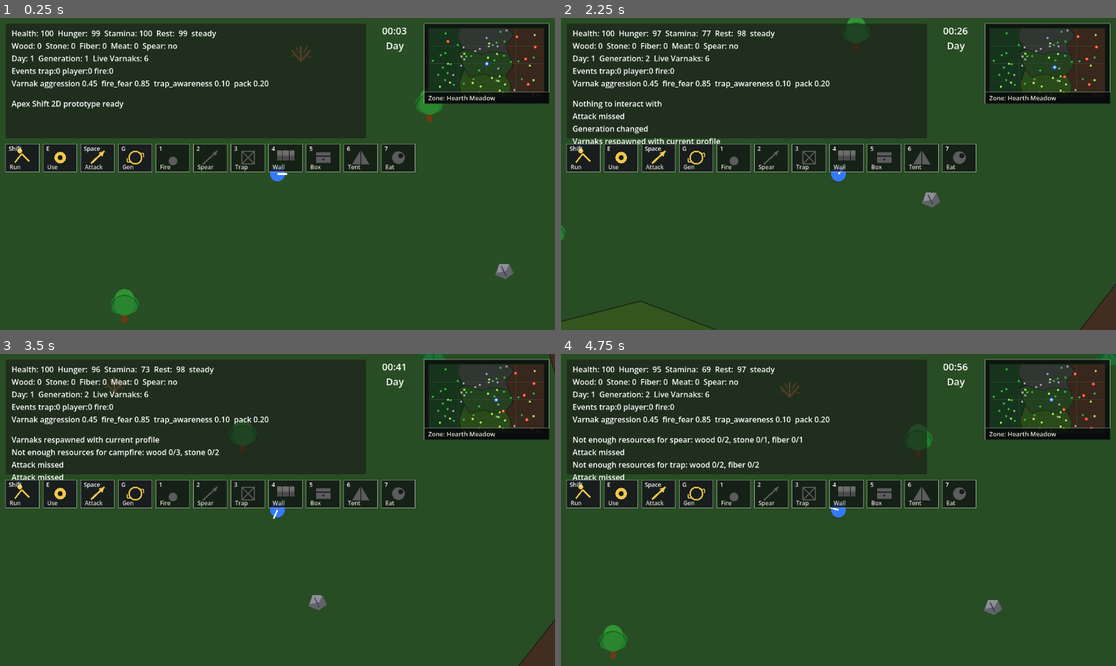
Above: before the commit, frames 1-4 (two rows, left to right).
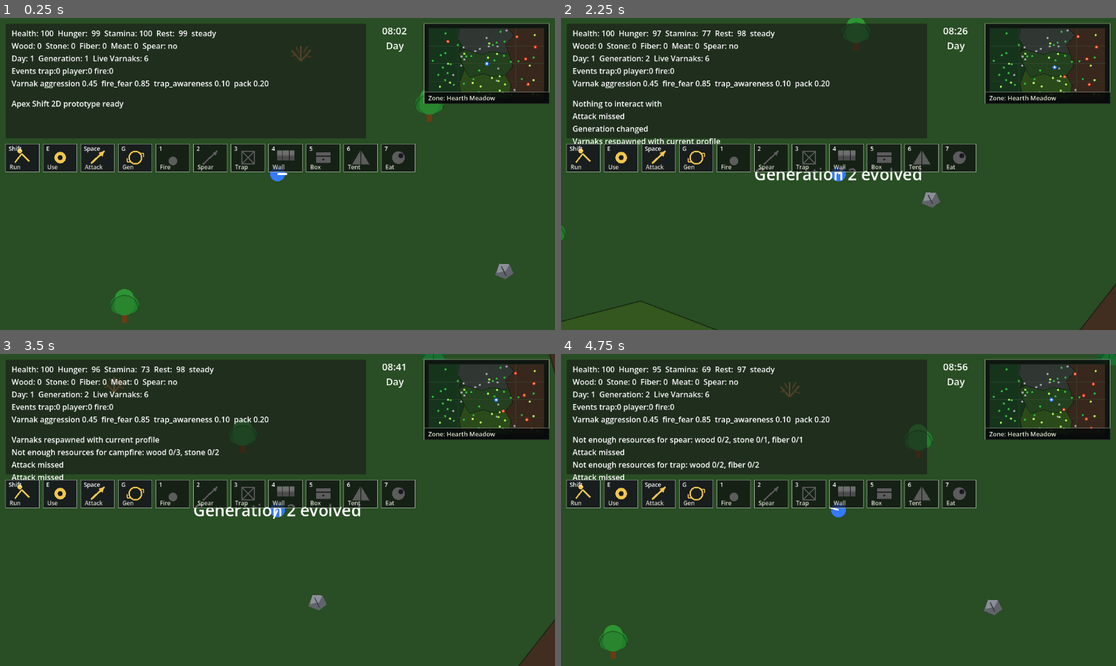
Above: after the commit, the same moments.

Repository: krisstoof/apex-shift-2d
Game: Godot game, scene res://scenes/main.tscn
The game is run twice, just before and just after one commit, with the same random seed, the same clock (stepped at 60 frames per second) and the same inputs.
Inputs (mouse positions are in pixels of both pictures, inside the frame that each line leads up to):
- Up to frame 1 (0.25 s): no input
- Up to frame 2 (2.25 s): tap Enter at 0.5 s; move the mouse to (960, 158) at 0.52 s; hold D (move_right) 0.53-1.28 s; hold Shift 0.53-1.28 s; click (960, 158) at 0.67 s; tap Space at 0.77, 1.52 s; move the mouse to (727, 189) at 1.27 s; hold S (move_down) 1.28-2.03 s; tap E at 1.35 s; move the mouse to (894, 105) at 2.02 s; hold D (move_right) from 2.03 s (still down); tap G at 2.1 s
- Up to frame 3 (3.5 s): move the mouse to (249, 572) at 2.77 s; release D (move_right) at 2.78 s; hold W (move_up) from 2.78 s (still down); tap 1 at 2.85 s; click (249, 572) at 2.92 s; tap Space at 3.02 s
- Up to frame 4 (4.75 s): move the mouse to (1005, 556) at 3.52 s; release W (move_up) at 3.53 s; hold A (move_left) from 3.53 s (still down); tap 2 at 3.6 s; tap Space at 3.77, 4.52 s; move the mouse to (672, 463) at 4.27 s; tap 3 at 4.35 s

The runs differ from the first frame. In frame 1, less than 0.1% of the frame differs, in the area x 69-74%, y 3-6%; in frame 2, 0.5%; in frame 3, 0.5%, in the area x 34-71%, y 3-53%; in frame 4, less than 0.1%.

Commit message:
ai/#32 improved generation and fixed fireplace

Diff:
--- a/scenes/ui/hud.tscn
+++ b/scenes/ui/hud.tscn
@@ -37,6 +37,21 @@
 offset_right = 734.0
 offset_bottom = 236.0
 theme_override_font_sizes/font_size = 16
+text = ""
+
+[node name="CenterNotificationLabel" type="Label" parent="."]
+anchors_preset = 8
+anchor_left = 0.5
+anchor_top = 0.5
+anchor_right = 0.5
+anchor_bottom = 0.5
+offset_left = -260.0
+offset_top = -44.0
+offset_right = 260.0
+offset_bottom = 44.0
+theme_override_font_sizes/font_size = 34
+horizontal_alignment = 1
+vertical_alignment = 1
 text = ""
 
 [node name="SkillIconBar" type="Control" parent="."]
--- a/scripts/buildings/campfire.gd
+++ b/scripts/buildings/campfire.gd
@@ -1,15 +1,48 @@
 extends Area2D
 
 @export var fear_radius := 150.0
+@export var light_radius := 165.0
+
 var active := true
+var day_night_system: Node
 
 func _ready() -> void:
 	add_to_group("campfires")
+	var scene := get_tree().current_scene
+	if scene:
+		day_night_system = scene.get_node_or_null("DayNightSystem")
 	queue_redraw()
 
 
+func _process(_delta: float) -> void:
+	if active:
+		queue_redraw()
+
+
 func _draw() -> void:
+	if active:
+		_draw_fire_light()
 	draw_circle(Vector2.ZERO, 18.0, Color(0.28, 0.12, 0.05))
-	draw_circle(Vector2.ZERO, 11.0, Color(1.0, 0.42, 0.08))
-	draw_circle(Vector2.ZERO, 6.0, Color(1.0, 0.9, 0.25))
-	draw_arc(Vector2.ZERO, fear_radius, 0.0, TAU, 48, Color(1.0, 0.55, 0.1, 0.18), 2.0)
+	draw_line(Vector2(-17, 8), Vector2(16, -8), Color(0.22, 0.11, 0.04), 6.0)
+	draw_line(Vector2(-15, -7), Vector2(17, 7), Color(0.30, 0.15, 0.05), 6.0)
+	if active:
+		draw_circle(Vector2.ZERO, 11.0, Color(1.0, 0.42, 0.08))
+		draw_circle(Vector2.ZERO, 6.0, Color(1.0, 0.9, 0.25))
+		draw_arc(Vector2.ZERO, fear_radius, 0.0, TAU, 48, Color(1.0, 0.55, 0.1, 0.18), 2.0)
+	else:
+		draw_circle(Vector2.ZERO, 9.0, Color(0.08, 0.07, 0.06))
+
+
+func _draw_fire_light() -> void:
+	var night_amount := _get_night_amount()
+	var flicker := 0.92 + sin(Time.get_ticks_msec() * 0.014 + global_position.x * 0.021) * 0.08
+	var strength := (0.22 + night_amount * 0.62) * flicker
+	draw_circle(Vector2.ZERO, light_radius, Color(1.0, 0.46, 0.06, strength * 0.08))
+	draw_circle(Vector2.ZERO, light_radius * 0.62, Color(1.0, 0.58, 0.10, strength * 0.13))
+	draw_circle(Vector2.ZERO, light_radius * 0.34, Color(1.0, 0.78, 0.22, strength * 0.18))
+
+
+func _get_night_amount() -> float:
+	if day_night_system:
+		return float(day_night_system.night_amount)
+	return 0.0
--- a/scripts/creatures/varnak.gd
+++ b/scripts/creatures/varnak.gd
@@ -5,8 +5,11 @@
 const ATTACK_RANGE := 42.0
 const ATTACK_ARC := deg_to_rad(78.0)
 const ATTACK_VISUAL_DURATION := 0.14
-
-var health := 90.0
+const BASE_HEALTH := 90.0
+const NIGHT_HEALTH_MULTIPLIER := 1.2
+
+var health := BASE_HEALTH
+var max_health := BASE_HEALTH
 var speed := 105.0
 var aggression := 0.45
 var fire_fear := 0.85
@@ -23,6 +26,7 @@
 var facing_side := 1.0
 var attack_cooldown := 0.0
 var attack_visual_time := 0.0
+var night_health_bonus_active := false
 var scared_fire: Node2D
 
 func _ready() -> void:
@@ -50,6 +54,8 @@
 		"facing_angle": facing_angle,
 		"facing_side": facing_side,
 		"health": health,
+		"max_health": max_health,
+		"night_health_bonus_active": night_health_bonus_active,
 		"state": int(state),
 		"wander_target": _vector_to_data(wander_target),
 		"attack_cooldown": attack_cooldown
@@ -60,7 +66,9 @@
 	global_position = _data_to_vector(data.get("position", {}))
 	facing_angle = float(data.get("facing_angle", data.get("rotation", facing_angle)))
 	facing_side = float(data.get("facing_side", 1.0 if cos(facing_angle) >= 0.0 else -1.0))
-	health = float(data.get("health", health))
+	max_health = max(float(data.get("max_health", max_health)), 1.0)
+	health = clamp(float(data.get("health", health)), 0.0, max_health)
+	night_health_bonus_active = bool(data.get("night_health_bonus_active", night_health_bonus_active))
 	state = int(data.get("state", State.WANDER))
 	wander_target = _data_to_vector(data.get("wander_target", _vector_to_data(wander_target)))
 	attack_cooldown = float(data.get("attack_cooldown", attack_cooldown))
@@ -71,6 +79,7 @@
 	if not is_instance_valid(player):
 		player = get_tree().get_first_node_in_group("player")
 		return
+	_update_night_health_bonus()
 	attack_cooldown = max(attack_cooldown - delta, 0.0)
 	if attack_visual_time > 0.0:
 		attack_visual_time = max(attack_visual_time - delta, 0.0)
@@ -81,11 +90,26 @@
 
 
 func take_damage(amount: float, source: String) -> void:
-	health -= amount
+	health = max(health - amount, 0.0)
 	if health <= 0.0:
 		_die(source)
 	else:
 		state = State.CHASE
+
+
+func _update_night_health_bonus() -> void:
+	var has_bonus := false
+	if day_night_system:
+		has_bonus = day_night_system.is_night()
+	var target_max: float = BASE_HEALTH * (NIGHT_HEALTH_MULTIPLIER if has_bonus else 1.0)
+	if is_equal_approx(max_health, target_max):
+		night_health_bonus_active = has_bonus
+		return
+	var health_ratio: float = clamp(health / max(max_health, 1.0), 0.0, 1.0)
+	max_health = target_max
+	health = clamp(health_ratio * max_health, 0.0, max_health)
+	night_health_bonus_active = has_bonus
+	queue_redraw()
 
 
 func _update_state() -> void:
--- a/scripts/systems/day_night_system.gd
+++ b/scripts/systems/day_night_system.gd
@@ -4,25 +4,36 @@
 
 @export var day_length_seconds := 120.0
 
+const START_HOUR := 8.0
+const MORNING_HOUR := 6.0
+const NIGHT_HOUR := 20.0
+const DAWN_START_HOUR := 5.0
+const DUSK_END_HOUR := 21.0
+
 var day := 1
 var time_of_day := 0.0
 var night_amount := 0.0
 
+
+func _ready() -> void:
+	time_of_day = _hour_to_time(START_HOUR)
+	night_amount = _calculate_night_amount()
+
+
 func _process(delta: float) -> void:
 	time_of_day += delta
-	var phase := time_of_day / day_length_seconds
-	night_amount = clamp(sin(phase * TAU - PI * 0.5) * 0.5 + 0.5, 0.0, 1.0)
 	if time_of_day >= day_length_seconds:
 		time_of_day -= day_length_seconds
 		_start_new_day("night_passed")
+	night_amount = _calculate_night_amount()
 
 
 func sleep_until_morning() -> bool:
 	if not is_night():
 		get_node("/root/EventBus").post_message("You can sleep when night falls")
 		return false
-	time_of_day = 0.0
-	night_amount = 0.0
+	time_of_day = _hour_to_time(MORNING_HOUR)
+	night_amount = _calculate_night_amount()
 	_start_new_day("slept_in_tent")
 	get_node("/root/EventBus").post_message("Slept until morning")
 	return true
@@ -33,8 +44,7 @@
 
 
 func get_clock_time() -> String:
-	var phase := fposmod(time_of_day / day_length_seconds, 1.0)
-	var total_minutes := int(phase * 24.0 * 60.0)
+	var total_minutes := int(get_hour_float() * 60.0)
 	var hour := total_minutes / 60
 	var minute := total_minutes % 60
 	return "%02d:%02d" % [hour, minute]
@@ -45,12 +55,36 @@
 
 
 func is_night() -> bool:
-	return night_amount > 0.55
+	var hour := get_hour_float()
+	return hour >= NIGHT_HOUR or hour < MORNING_HOUR
+
+
+func get_hour_float() -> float:
+	var phase := fposmod(time_of_day / day_length_seconds, 1.0)
+	return phase * 24.0
+
+
+func _hour_to_time(hour: float) -> float:
+	return fposmod(hour, 24.0) / 24.0 * day_length_seconds
+
+
+func _calculate_night_amount() -> float:
+	var hour := get_hour_float()
+	if hour >= NIGHT_HOUR:
+		if hour >= DUSK_END_HOUR:
+			return 1.0
+		return clamp((hour - NIGHT_HOUR) / (DUSK_END_HOUR - NIGHT_HOUR), 0.0, 1.0)
+	if hour < MORNING_HOUR:
+		if hour < DAWN_START_HOUR:
+			return 1.0
+		return clamp((MORNING_HOUR - hour) / (MORNING_HOUR - DAWN_START_HOUR), 0.0, 1.0)
+	return 0.0
 
 
 func _start_new_day(reason: String) -> void:
 	day += 1
 	get_node("/root/EventBus").emit_game_event("day_ended", {"day": day, "reason": reason})
+	get_node("/root/EventBus").emit_game_event("center_notification", {"text": "Day %s started" % day})
 	get_node("/root/EventBus").post_message("Day %s started" % day)
 	day_changed.emit(day)
 
@@ -66,5 +100,5 @@
 func restore_from_data(data: Dictionary) -> void:
 	day = int(data.get("day", day))
 	time_of_day = float(data.get("time_of_day", time_of_day))
-	night_amount = float(data.get("night_amount", night_amount))
+	night_amount = _calculate_night_amount()
 	day_changed.emit(day)
--- a/scripts/systems/evolution_director.gd
+++ b/scripts/systems/evolution_director.gd
@@ -8,8 +8,12 @@
 var fire_scares := 0
 var wall_attacks := 0
 var days_since_generation := 0
+var days_until_next_generation := 0
+var rng := RandomNumberGenerator.new()
 
 func _ready() -> void:
+	rng.randomize()
+	days_until_next_generation = _roll_generation_interval()
 	species_profile = _load_default_profile()
 	get_node("/root/EventBus").game_event.connect(_on_game_event)
 	print("[Evolution] Initial profile: %s" % species_profile)
@@ -26,7 +30,8 @@
 		"player_kills": player_kills,
 		"fire_scares": fire_scares,
 		"wall_attacks": wall_attacks,
-		"days_since_generation": days_since_generation
+		"days_since_generation": days_since_generation,
+		"days_until_next_generation": days_until_next_generation
 	}
 
 
@@ -39,6 +44,7 @@
 	fire_scares = int(data.get("fire_scares", fire_scares))
 	wall_attacks = int(data.get("wall_attacks", wall_attacks))
 	days_since_generation = int(data.get("days_since_generation", days_since_generation))
+	days_until_next_generation = int(data.get("days_until_next_generation", max(days_until_next_generation, 2)))
 	profile_changed.emit(get_profile())
 
 
@@ -58,8 +64,8 @@
 			wall_attacks += 1
 		"day_ended":
 			days_since_generation += 1
-			if days_since_generation >= 2:
-				_change_generation("two_days")
+			if days_since_generation >= days_until_next_generation:
+				_change_generation("natural_cycle")
 
 
 func _change_generation(reason: String) -> void:
@@ -82,8 +88,10 @@
 	fire_scares = 0
 	wall_attacks = 0
 	days_since_generation = 0
+	days_until_next_generation = _roll_generation_interval()
 	print("[Evolution] Generation changed (%s): %s" % [reason, species_profile])
 	get_node("/root/EventBus").emit_game_event("generation_changed", {"profile": get_profile(), "reason": reason})
+	get_node("/root/EventBus").emit_game_event("center_notification", {"text": "Generation %d evolved" % int(species_profile.get("generation", 1))})
 	get_node("/root/EventBus").post_message("Generation changed")
 	if adapted_to_traps:
 		get_node("/root/EventBus").post_message("Varnaks adapted to traps")
@@ -92,6 +100,10 @@
 	if adapted_to_player:
 		get_node("/root/EventBus").post_message("Varnaks became more aggressive")
 	profile_changed.emit(get_profile())
+
+
+func _roll_generation_interval() -> int:
+	return rng.randi_range(2, 5)
 
 
 func _clamp_profile(key: String, delta: float) -> float:
--- a/scripts/ui/hud.gd
+++ b/scripts/ui/hud.gd
@@ -9,10 +9,12 @@
 var message_history: Array[String] = []
 var map_screen_open := false
 var pause_menu_open := false
+var center_notification_time := 0.0
 
 @onready var stats_label: Label = $Panel/StatsLabel
 @onready var prompt_label: Label = $Panel/PromptLabel
 @onready var message_label: Label = $Panel/MessageLabel
+@onready var center_notification_label: Label = $CenterNotificationLabel
 @onready var skill_icon_bar: Control = $SkillIconBar
 @onready var minimap: Control = $Minimap
 @onready var clock_label: Label = $ClockLabel
@@ -21,7 +23,9 @@
 
 func _ready() -> void:
 	process_mode = Node.PROCESS_MODE_ALWAYS
+	center_notification_label.visible = false
 	get_node("/root/EventBus").message_posted.connect(_on_message)
+	get_node("/root/EventBus").game_event.connect(_on_game_event)
 	pause_menu.resume_requested.connect(_on_pause_menu_resume)
 	pause_menu.save_requested.connect(_on_pause_menu_save)
 	pause_menu.load_requested.connect(_on_pause_menu_load)
@@ -40,9 +44,12 @@
 	map_screen.bind(player, evolution_director, day_night_system, world_rect, biome_zones)
 
 
-func _process(_delta: float) -> void:
+func _process(delta: float) -> void:
 	if not player or not evolution_director or not day_night_system:
 		return
+	if center_notification_time > 0.0:
+		center_notification_time = max(center_notification_time - delta, 0.0)
+		center_notification_label.visible = center_notification_time > 0.0
 	var profile: Dictionary = evolution_director.get_profile()
 	var live_varnaks := get_tree().get_nodes_in_group("varnak").size()
 	var clock_text: String = day_night_system.get_clock_time() if day_night_system.has_method("get_clock_time") else "--:--"
@@ -64,6 +71,19 @@
 	message_history.append(new_message)
 	if message_history.size() > 4:
 		message_history.pop_front()
+
+
+func _on_game_event(event_name: String, payload: Dictionary) -> void:
+	if event_name == "center_notification":
+		_show_center_notification(str(payload.get("text", "")))
+
+
+func _show_center_notification(text: String) -> void:
+	if text.is_empty():
+		return
+	center_notification_label.text = text
+	center_notification_label.visible = true
+	center_notification_time = 2.0
 
 
 func _unhandled_input(event: InputEvent) -> void:
--- a/scripts/world/world.gd
+++ b/scripts/world/world.gd
@@ -328,4 +328,4 @@
 		_draw_biome_outline(biome_points)
 	draw_rect(WORLD_CONFIG.WORLD_RECT, Color(0.07, 0.09, 0.07), false, 5.0)
 	if day_night_system and day_night_system.night_amount > 0.0:
-		draw_rect(WORLD_CONFIG.WORLD_RECT, Color(0.02, 0.03, 0.09, day_night_system.night_amount * 0.45), true)
+		draw_rect(WORLD_CONFIG.WORLD_RECT, Color(0.02, 0.03, 0.09, day_night_system.night_amount * 0.62), true)
